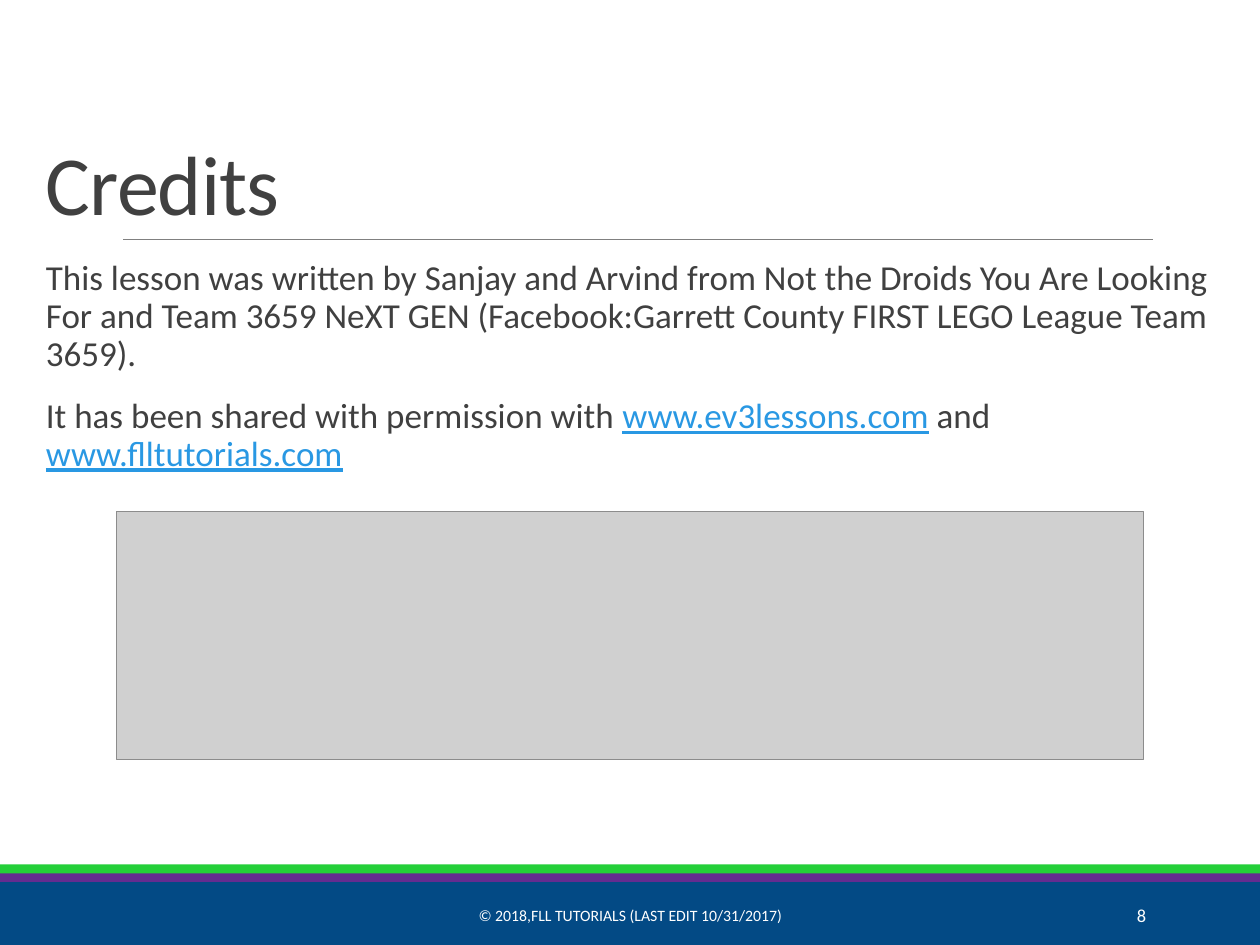
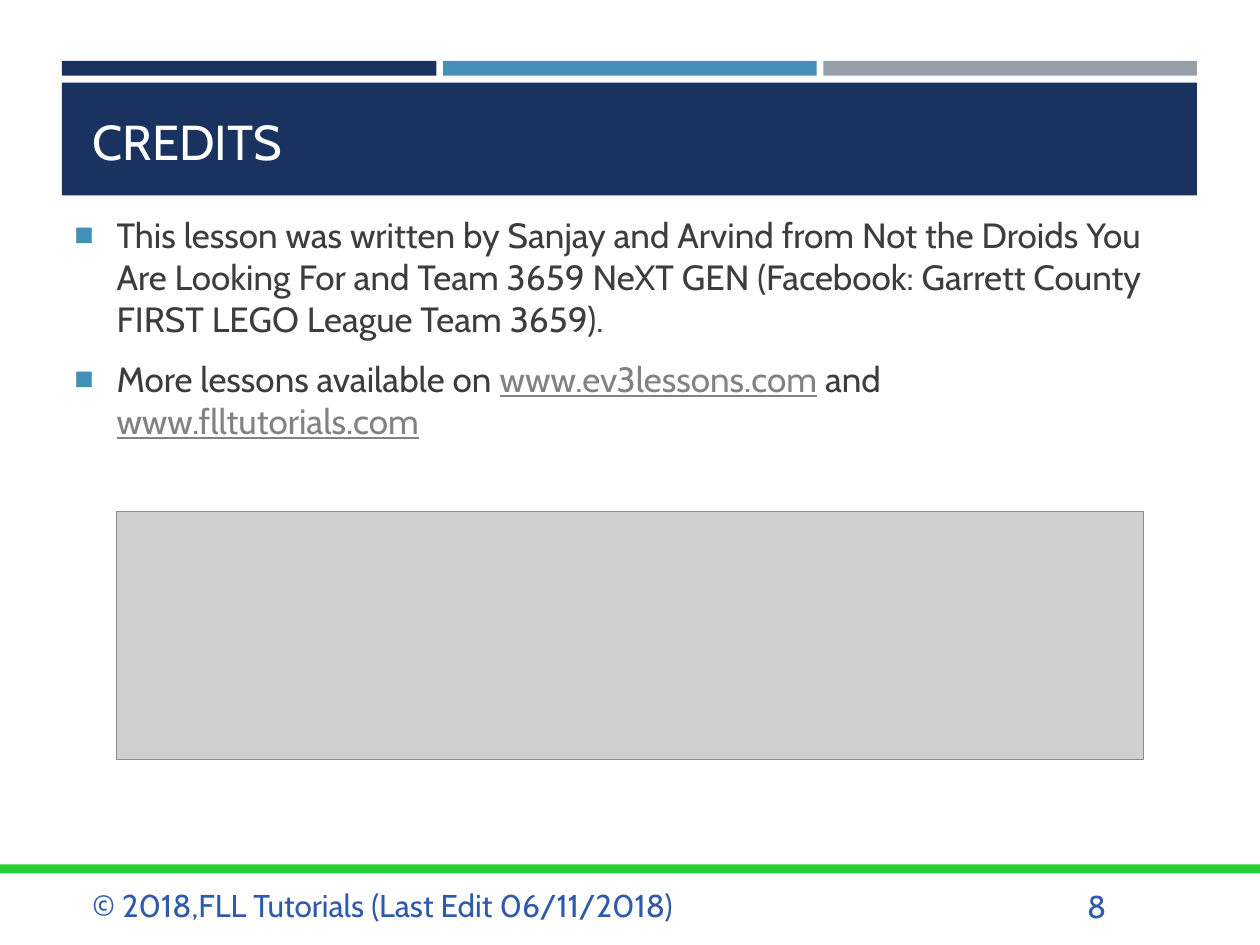
Before and after one commit to ev3lessons/FLL-Tutorials, a slide deck: slide 8 of translations/en-us/Project/Sharing.pptx. Drawn at 1260x945 pixels with LibreOffice and Linux fonts; fonts in the diff are those of the drawing; grey boxes stand for pictures. Boxes give left, top, right and bottom in pixels: in the first picture for what was removed or moved away, otherwise in the second. Text is boxed around its words. In the diff, an @@ line names an element or a change of style, - is before the commit and + after.

Commit message:
Research Lessons format updated

```diff
--- a/translations/en-us/Project/Sharing.pptx
+++ b/translations/en-us/Project/Sharing.pptx
@@ rectangle added at [62,60,436,76], fill #1A3260 @@
@@ rectangle added at [62,83,1197,195], fill #1A3260 @@
@@ rectangle added at [444,60,816,76], fill #4590B8 @@
@@ rectangle added at [824,60,1197,76], fill #969FA7 @@
@@ title at [93,125,283,161]: text changed; size 48 to 28 pt; font Calibri to Cabin; text colour #404040 to #FFFFFF @@
-Credits
+CREDITS
@@ text at [117,221,1141,439]: text changed; font Calibri to Cabin; text colour #404040 to #3D3D3D @@
-  This lesson was written by Sanjay and Arvind from Not the Droids You Are Looking For and Team 3659 NeXT GEN (Facebook:Garrett County FIRST LEGO League Team 3659).
-  It has been shared with permission with www.ev3lessons.com and www.flltutorials.com
+■ This lesson was written by Sanjay and Arvind from Not the Droids You Are Looking For and Team 3659 NeXT GEN (Facebook: Garrett County FIRST LEGO League Team 3659).
+■ More lessons available on www.ev3lessons.com and www.flltutorials.com
@@ line removed from (123, 239) to (1153, 239) @@
@@ rectangle removed at [0,882,1260,945] @@
@@ rectangle removed at [0,873,1260,882] @@
@@ text "© 2018,FLL Tutorials (Last Edit ..." at [122,893,673,922]: vertical alignment middle to top @@
@@ text at [122,893,673,922]: text changed; size 9 to 18 pt; font Calibri to Cabin; text colour #FFFFFF to #2F5AAC @@
-© 2018,FLL TUTORIALS (LAST EDIT 10/31/2017)
+© 2018,FLL Tutorials (Last Edit 06/11/2018)
@@ page number: place and size @@
-page number at [1137,909,1146,922]
+page number at [1087,895,1106,919]
@@ page number at [1087,895,1106,919]: size 10.5 to 18 pt, font Calibri to Cabin, text colour #FFFFFF to #2F5AAC; alignment right to left; vertical alignment middle to top @@
```
Also in this commit, not shown: 7 other slides changed, 10 other files.
